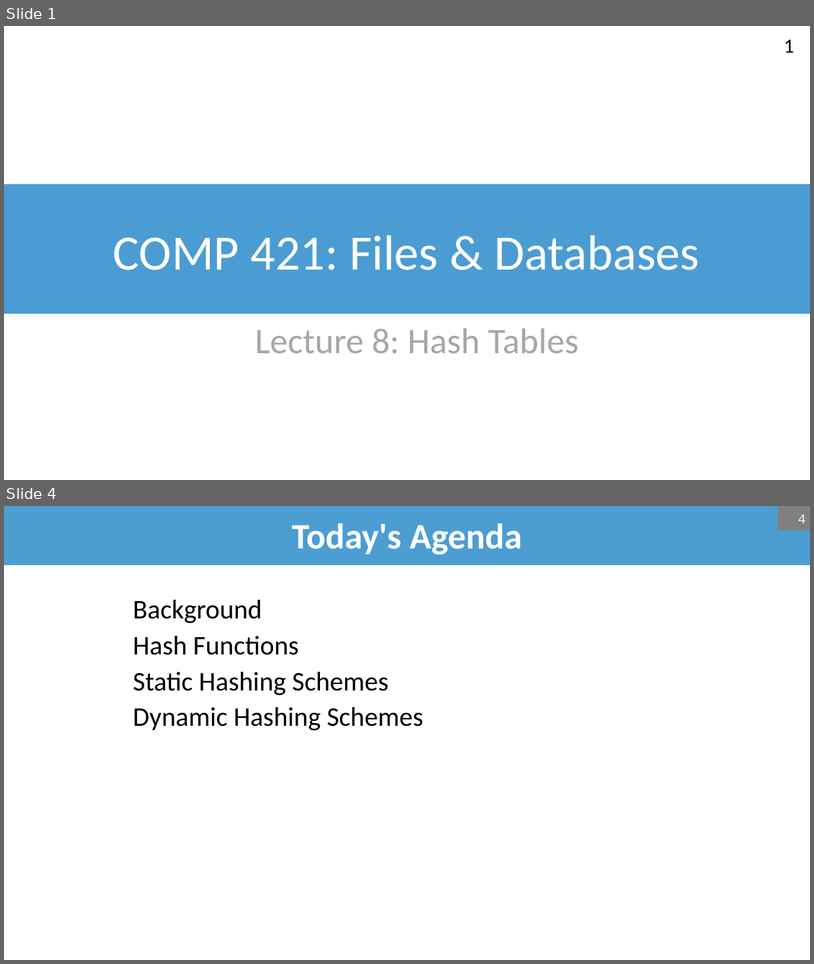
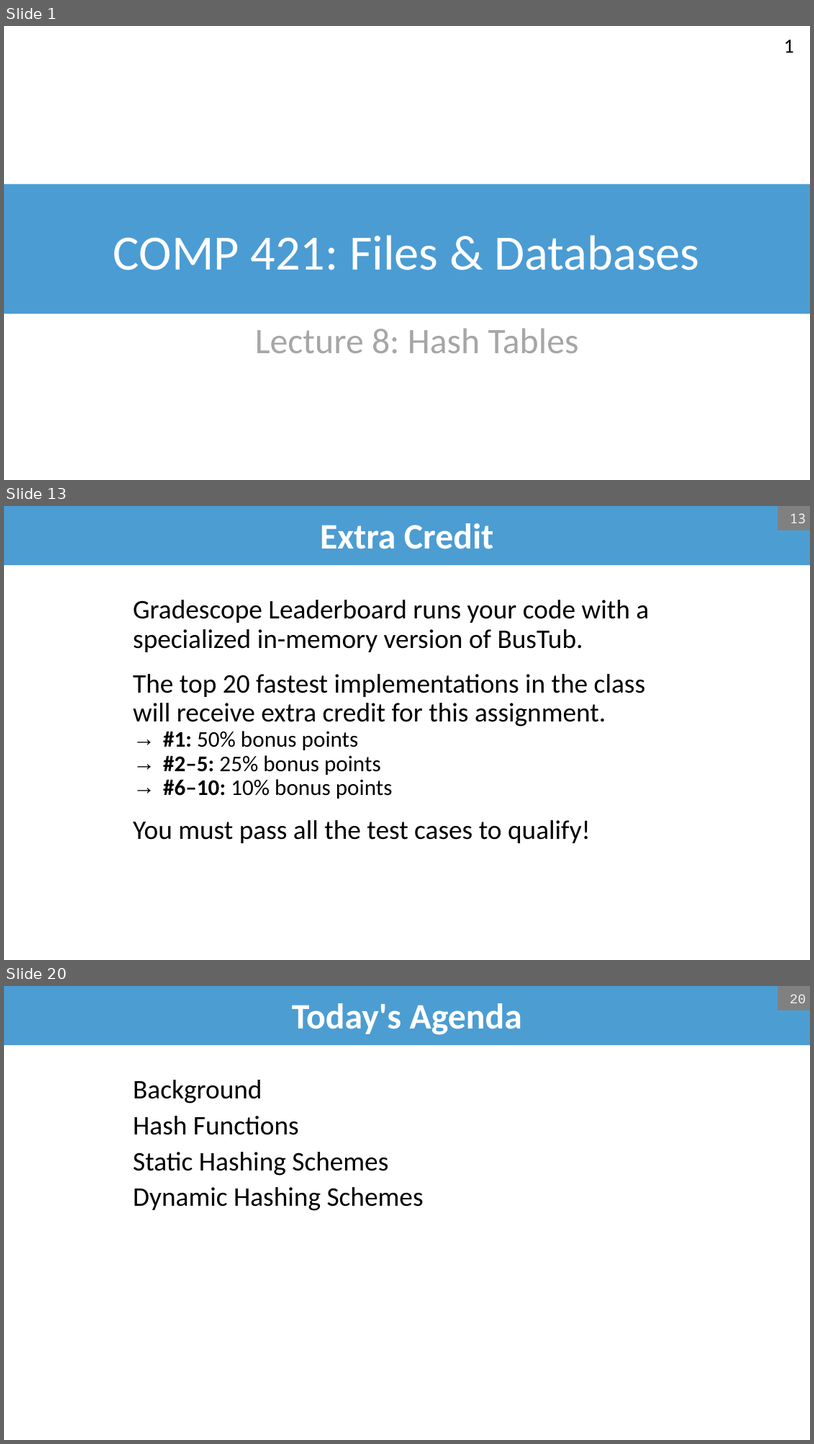
Before and after one commit to bsb20/bsb20.github.io, a slide deck: docs/421_f26/lectures/L09_hash_tables.pptx. Shown one above the other, each under a label of ours: slides 1 and 4 before the commit, slides 1, 13 and 20 after it; the slides between them are not shown. The pictures are 814x964 and 814x1444 pixels, drawn with LibreOffice and Linux fonts; fonts in the diff are those of the drawing; background and template pictures are left out. Boxes give left, top, right and bottom in pixels: in the first picture for what was removed or moved away, otherwise in the second. Text is boxed around its words. In the diff, an @@ line names an element or a change of style, - is before the commit and + after.

```diff
--- a/docs/421_f26/lectures/L09_hash_tables.pptx
+++ b/docs/421_f26/lectures/L09_hash_tables.pptx
@@ slide 13 added at bbox=[4, 506, 810, 960], background #FFFFFF @@
@@ title added at bbox=[4, 506, 810, 565], fill #4C9DD2, 32 pt, text #FFFFFF, bold @@
+Extra Credit
@@ page number added at bbox=[778, 506, 810, 530], fill #808080, 12 pt, text #F2F2F2 @@
+13
@@ text added at bbox=[133, 600, 649, 843], 24 pt, text #000000 @@
+Gradescope Leaderboard runs your code with a specialized in-memory version of BusTub.
+The top 20 fastest implementations in the class will receive extra credit for this assignment.
+  → #1: 50% bonus points
+  → #2–5: 25% bonus points
+  → #6–10: 10% bonus points
+You must pass all the test cases to qualify!
@@ what was slide 4 is now slide 20 @@
@@ page number at bbox=[790, 994, 806, 1003]: text changed @@
-4
+20
```
Also in this commit, not shown: 19 slides changed, 20 other slides added, 1 other file.
